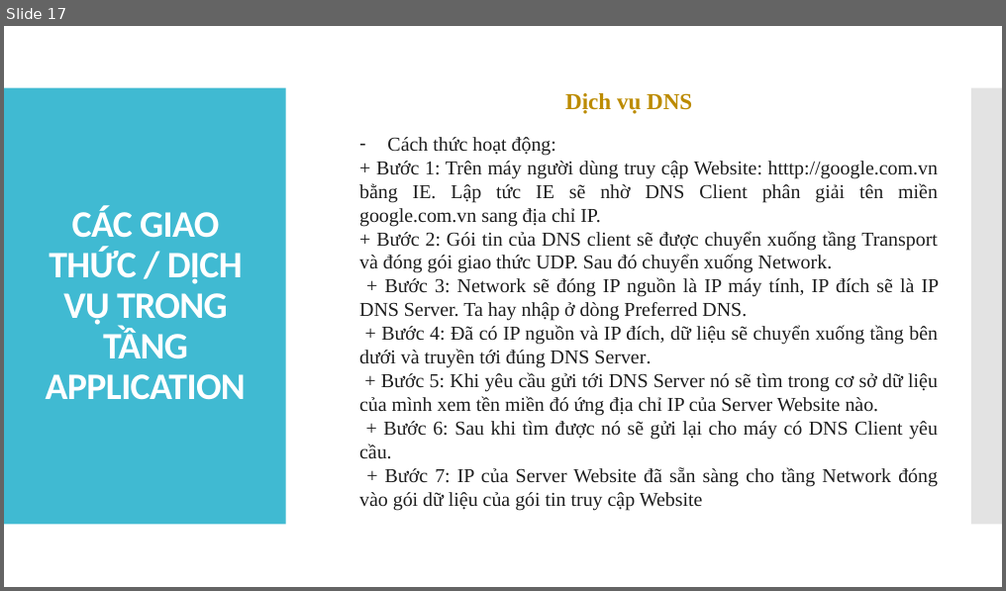
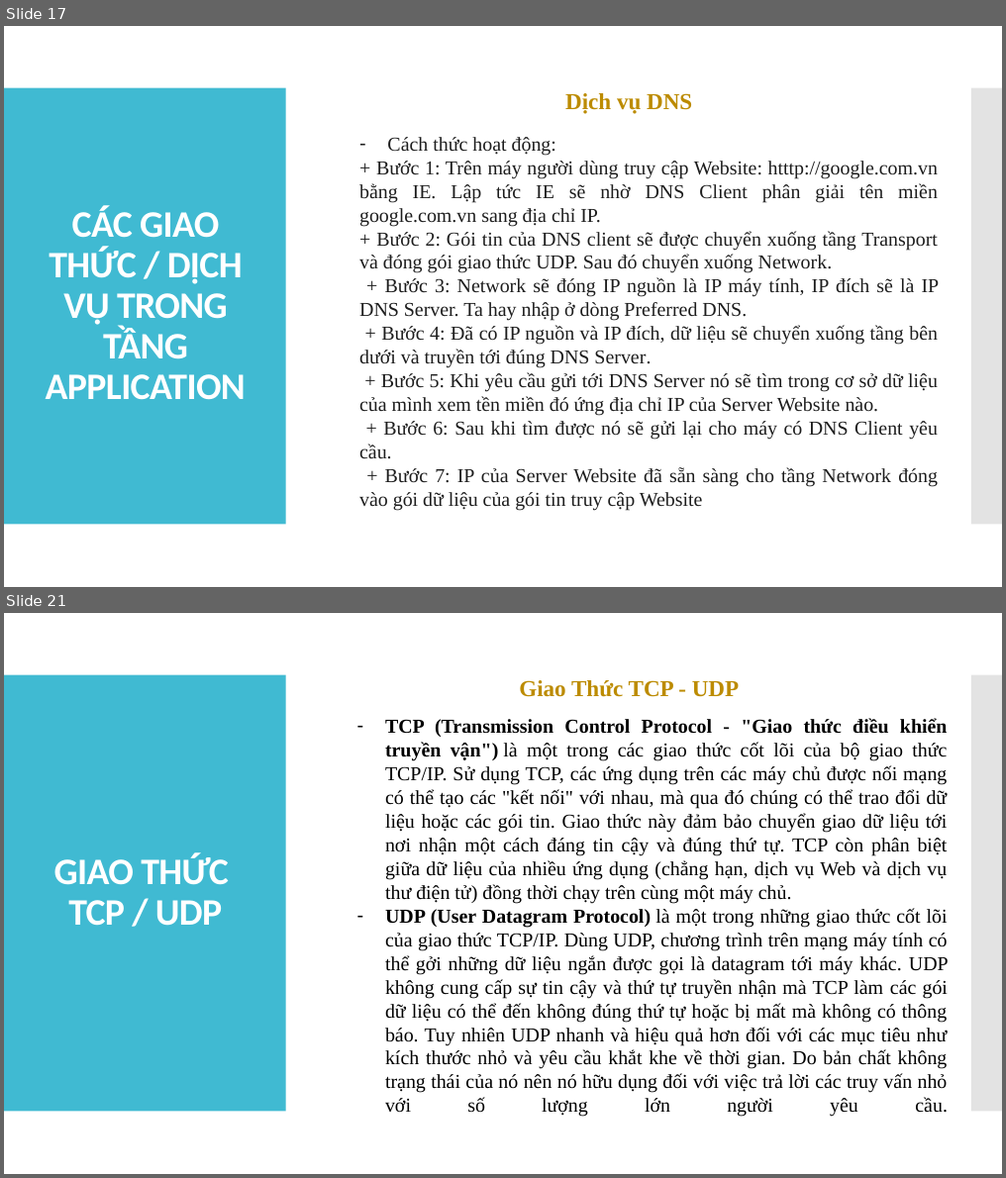
Before and after one commit to tiendatdk3493/Tai_Lieu, a slide deck: Topic 1.pptx. Shown one above the other, each under a label of ours: slide 17 before the commit, slides 17 and 21 after it; the slides between them are not shown. The pictures are 1006x591 and 1006x1178 pixels, drawn with LibreOffice and Linux fonts; fonts in the diff are those of the drawing. Boxes give left, top, right and bottom in pixels: in the first picture for what was removed or moved away, otherwise in the second. Text is boxed around its words. In the diff, an @@ line names an element or a change of style, - is before the commit and + after.

```diff
--- a/Topic 1.pptx
+++ b/Topic 1.pptx
@@ slide 21 added at box(4, 613, 1002, 1174), background #FFFFFF; not listed: 2 template elements that a slide beside it also shows @@
@@ text added at box(519, 680, 739, 697), 22 pt, text #BB8B00, bold @@
+Giao Thức TCP - UDP
@@ text added at box(385, 718, 948, 1117), 19 pt, text #000000 @@
+– TCP (Transmission Control Protocol - "Giao thức điều khiển truyền vận") là một trong các giao thức cốt lõi của bộ giao thức TCP/IP. Sử dụng TCP, các ứng dụng trên các máy chủ được nối mạng có thể tạo các "kết nối" với nhau, mà qua đó chúng có thể trao đổi dữ liệu hoặc các gói tin. Giao thức này đảm bảo chuyển giao dữ liệu tới nơi nhận một cách đáng tin cậy và đúng thứ tự. TCP còn phân biệt giữa dữ liệu của nhiều ứng dụng (chẳng hạn, dịch vụ Web và dịch vụ thư điện tử) đồng thời chạy trên cùng một máy chủ.
+– UDP (User Datagram Protocol) là một trong những giao thức cốt lõi của giao thức TCP/IP. Dùng UDP, chương trình trên mạng máy tính có thể gởi những dữ liệu ngắn được gọi là datagram tới máy khác. UDP không cung cấp sự tin cậy và thứ tự truyền nhận mà TCP làm các gói dữ liệu có thể đến không đúng thứ tự hoặc bị mất mà không có thông báo. Tuy nhiên UDP nhanh và hiệu quả hơn đối với các mục tiêu như kích thước nhỏ và yêu cầu khắt khe về thời gian. Do bản chất không trạng thái của nó nên nó hữu dụng đối với việc trả lời các truy vấn nhỏ với số lượng lớn người yêu cầu.
@@ title added at box(54, 854, 229, 926), 36 pt, text #FFFFFF, bold @@
+GIAO THỨC
+TCP / UDP
```
Also in this commit, not shown: 2 slides changed, 2 other slides added.
